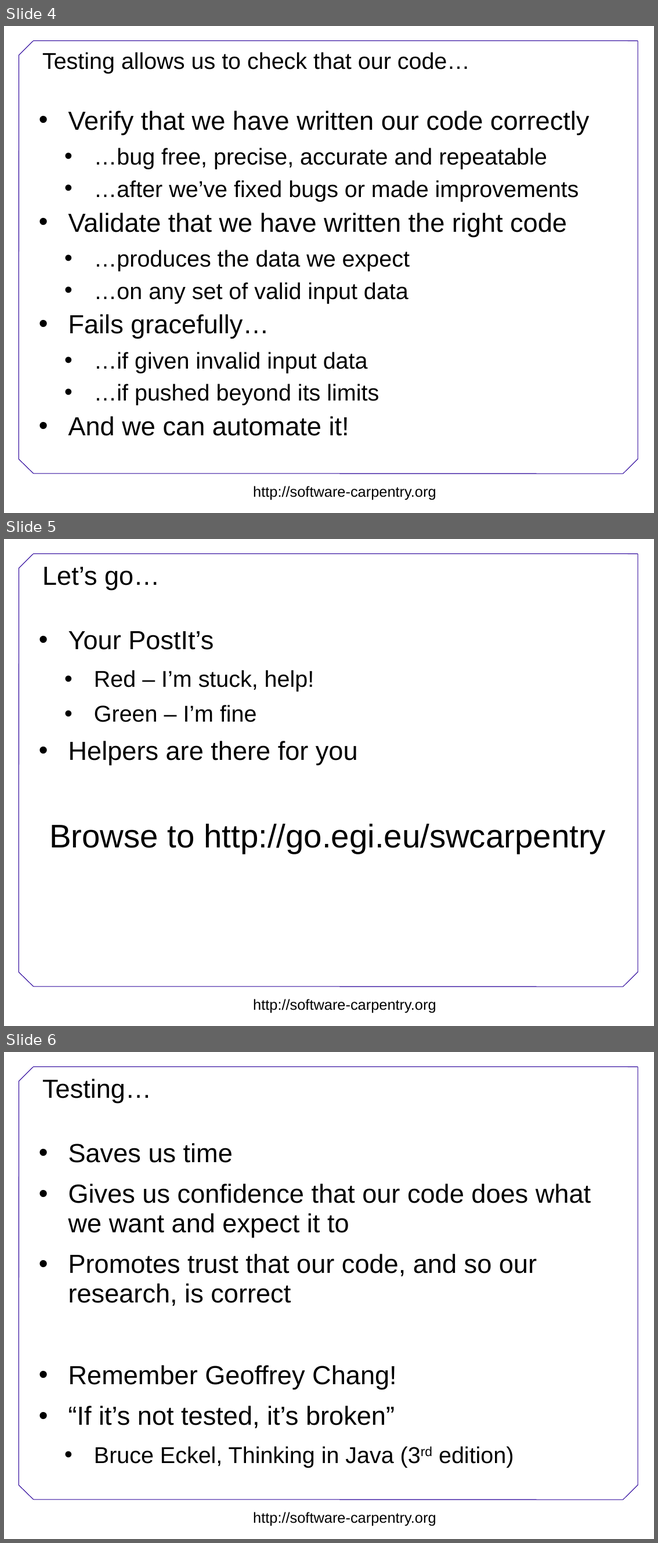
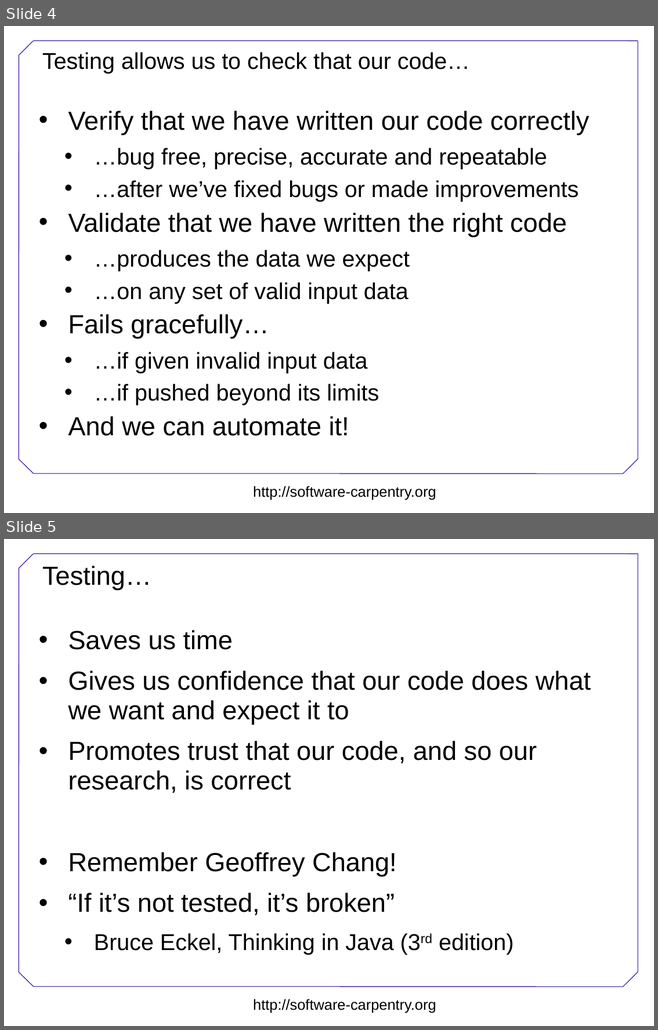
Before and after one commit to swcarpentry/DEPRECATED-boot-camps, a slide deck: testing/Testing.ppt. Shown one above the other, each under a label of ours: slides 4, 5 and 6 before the commit, slides 4 and 5 after it. The pictures are 658x1543 and 658x1030 pixels, drawn with LibreOffice and Linux fonts; fonts in the diff are those of the drawing; background and template pictures are left out. Boxes give left, top, right and bottom in pixels: in the first picture for what was removed or moved away, otherwise in the second. Text is boxed around its words. In the diff, an @@ line names an element or a change of style, - is before the commit and + after.

Commit message:
Removed EGI-specific slide

```diff
--- a/testing/Testing.ppt
+++ b/testing/Testing.ppt
@@ slide 5 removed at [4,539,654,1026], background #FFFFFF; not listed: 8 template elements that a slide beside it also shows @@
@@ title removed at [42,567,159,589] @@
-Let’s go…
@@ text removed at [49,631,605,853] @@
-• Your PostIt’s
-  • Red – I’m stuck, help!
-  • Green – I’m fine
-• Helpers are there for you
-Browse to http://go.egi.eu/swcarpentry
@@ what was slide 6 is now slide 5 @@
```
